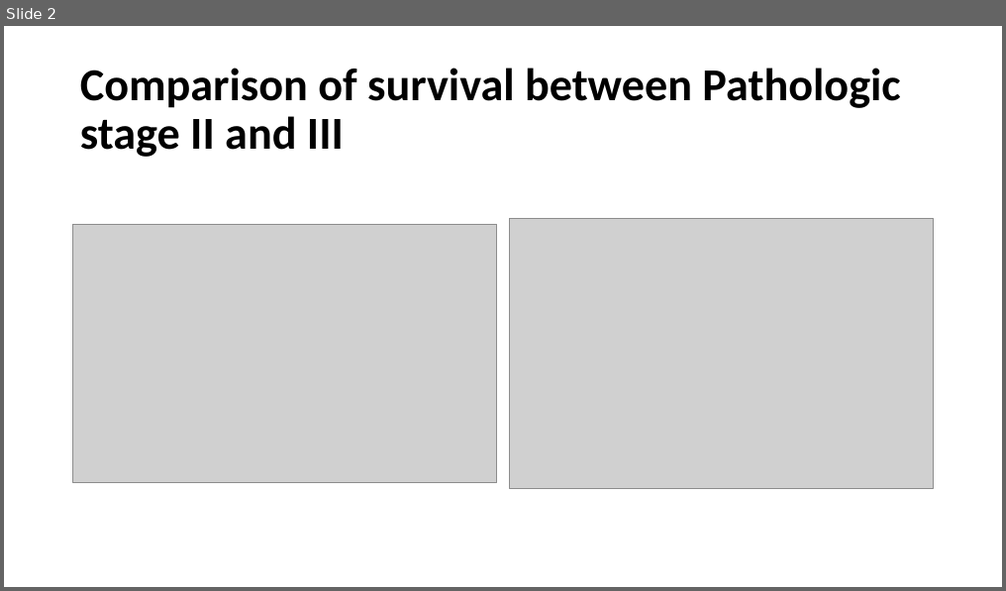
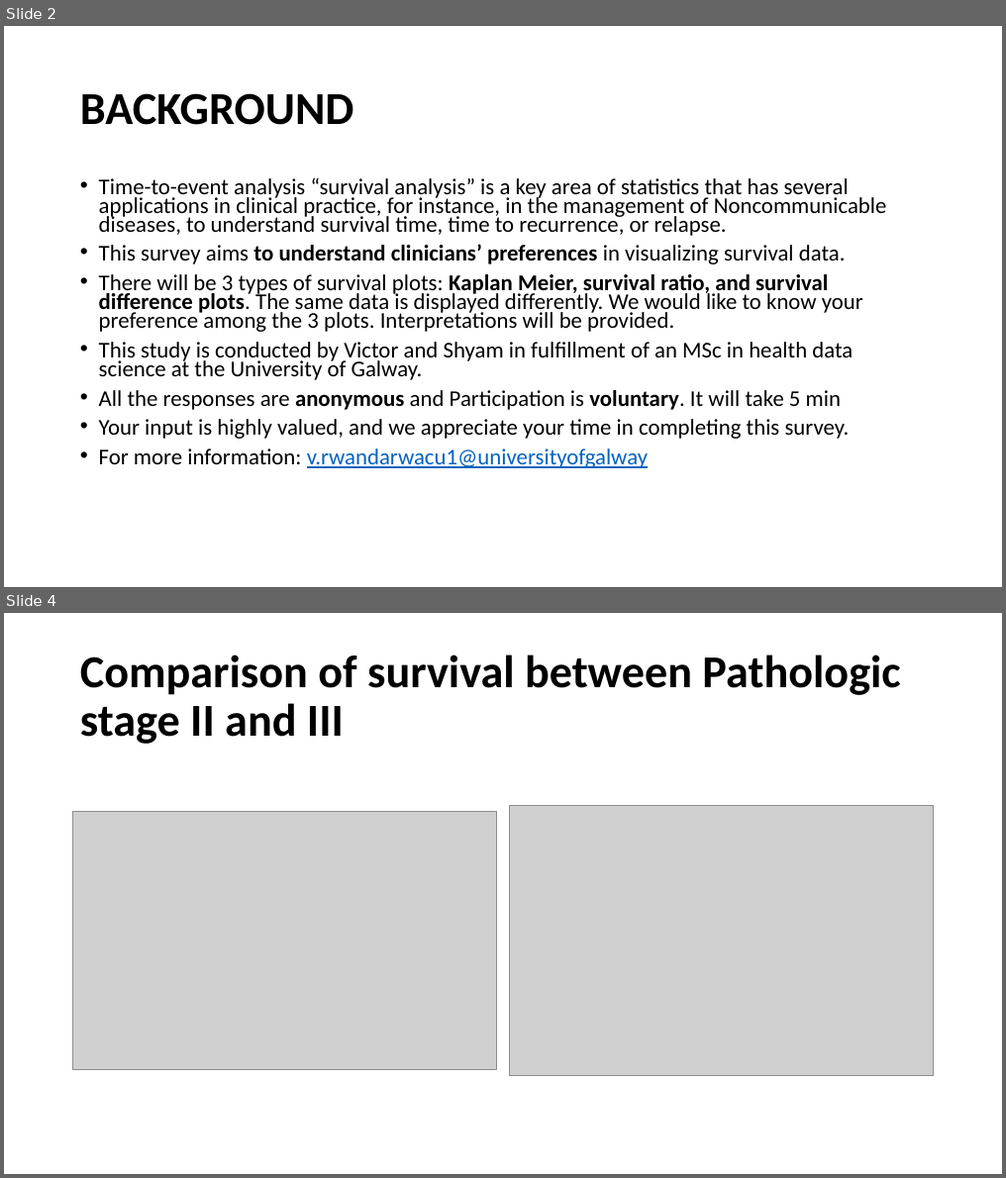
Before and after one commit to rwandarwacu1/Msc_thesis_survival, a slide deck: SURVIVAL RATIO PLOTS_For survey.pptx. Shown one above the other, each under a label of ours: slide 2 before the commit, slides 2 and 4 after it; the slides between them are not shown. The pictures are 1006x591 and 1006x1178 pixels, drawn with LibreOffice and Linux fonts; fonts in the diff are those of the drawing; grey boxes stand for pictures. Boxes give left, top, right and bottom in pixels: in the first picture for what was removed or moved away, otherwise in the second. Text is boxed around its words. In the diff, an @@ line names an element or a change of style, - is before the commit and + after.

Commit message:
updates
added slides of dataset description and plots in ppt.  and updated the codes with more plots on lymph node involvement(TNM classification)

```diff
--- a/SURVIVAL RATIO PLOTS_For survey.pptx
+++ b/SURVIVAL RATIO PLOTS_For survey.pptx
@@ slide 2 added at [4, 26, 1002, 587], background #FFFFFF @@
@@ title added at [80, 93, 354, 125], 44 pt, text #000000, bold @@
+BACKGROUND
@@ text added at [99, 177, 887, 469], 21.7 pt, text #000000 @@
+• Time-to-event analysis “survival analysis” is a key area of statistics that has several applications in clinical practice, for instance, in the management of Noncommunicable diseases, to understand survival time, time to recurrence, or relapse.
+• This survey aims to understand clinicians’ preferences in visualizing survival data.
+• There will be 3 types of survival plots: Kaplan Meier, survival ratio, and survival difference plots. The same data is displayed differently. We would like to know your preference among the 3 plots. Interpretations will be provided.
+• This study is conducted by Victor and Shyam in fulfillment of an MSc in health data science at the University of Galway.
+• All the responses are anonymous and Participation is voluntary. It will take 5 min
+• Your input is highly valued, and we appreciate your time in completing this survey.
+• For more information: v.rwandarwacu1@universityofgalway
@@ what was slide 2 is now slide 4 @@
```
Also in this commit, not shown: 3 slides changed, 9 other slides added, 3 other files.
